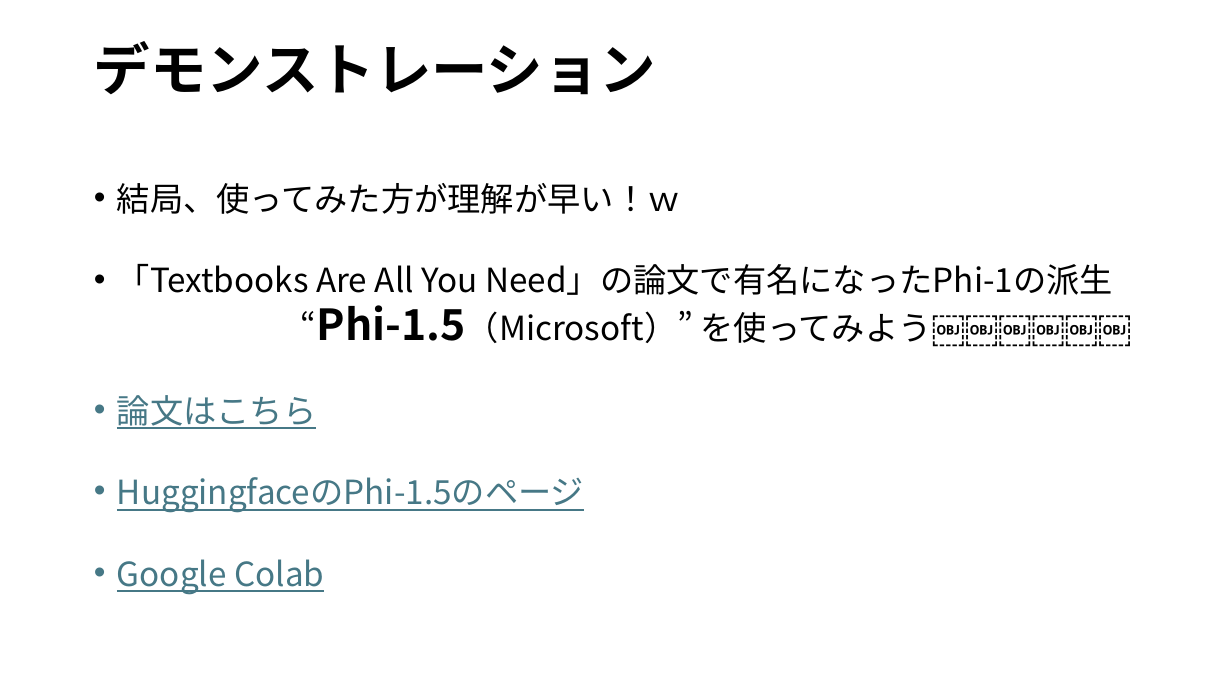
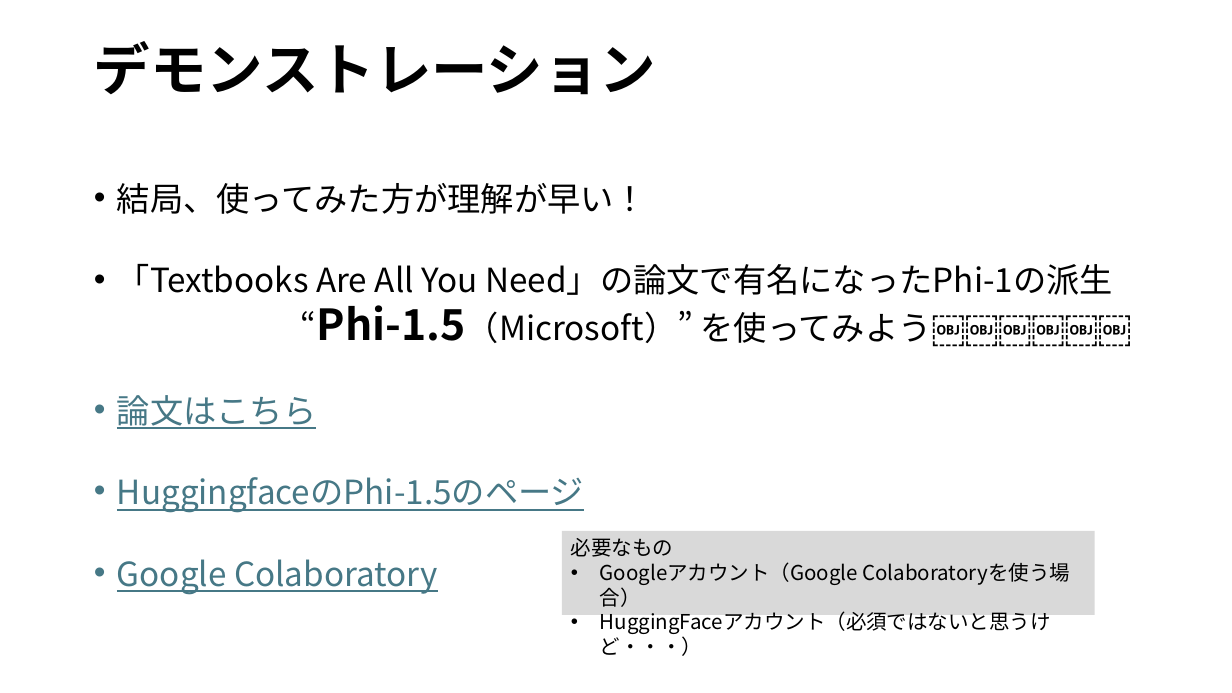
Before and after one commit to ikedachin/study_huggingface, a slide deck: slide 10 of huggingface 勉強会資料.pptx. Drawn at 1232x693 pixels with LibreOffice and Linux fonts; fonts in the diff are those of the drawing; background and template pictures are left out. Boxes give left, top, right and bottom in pixels: in the first picture for what was removed or moved away, otherwise in the second. Text is boxed around its words. In the diff, an @@ line names an element or a change of style, - is before the commit and + after.

Commit message:
ハンズオンページに必要事項を追記

```diff
--- a/huggingface 勉強会資料.pptx
+++ b/huggingface 勉強会資料.pptx
@@ text at bbox=[117, 183, 647, 214]: text changed @@
-• 結局、使ってみた方が理解が早い！ｗ
+• 結局、使ってみた方が理解が早い！
@@ rectangle added at bbox=[562, 531, 1095, 616], fill #D9D9D9, 16 pt, text #000000 @@
+必要なもの
+• Googleアカウント（Google Colaboratoryを使う場合）
+• HuggingFaceアカウント（必須ではないと思うけど・・・）
@@ text at bbox=[117, 559, 438, 595]: text changed @@
-• Google Colab
+• Google Colaboratory
```
Also in this commit, not shown: 1 other file.
